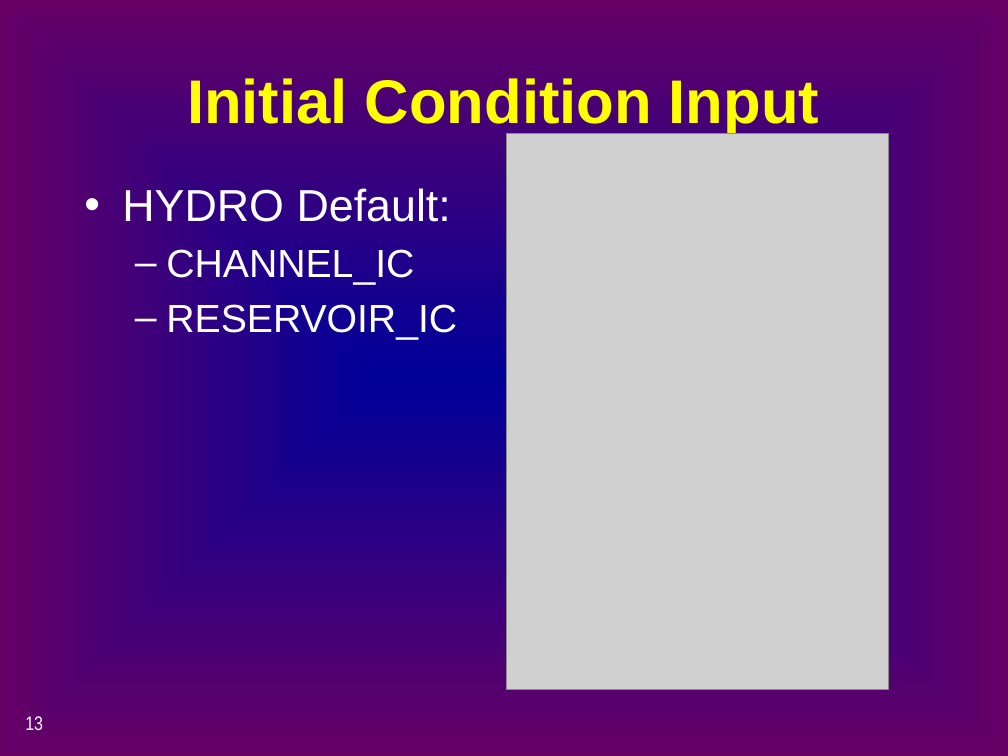
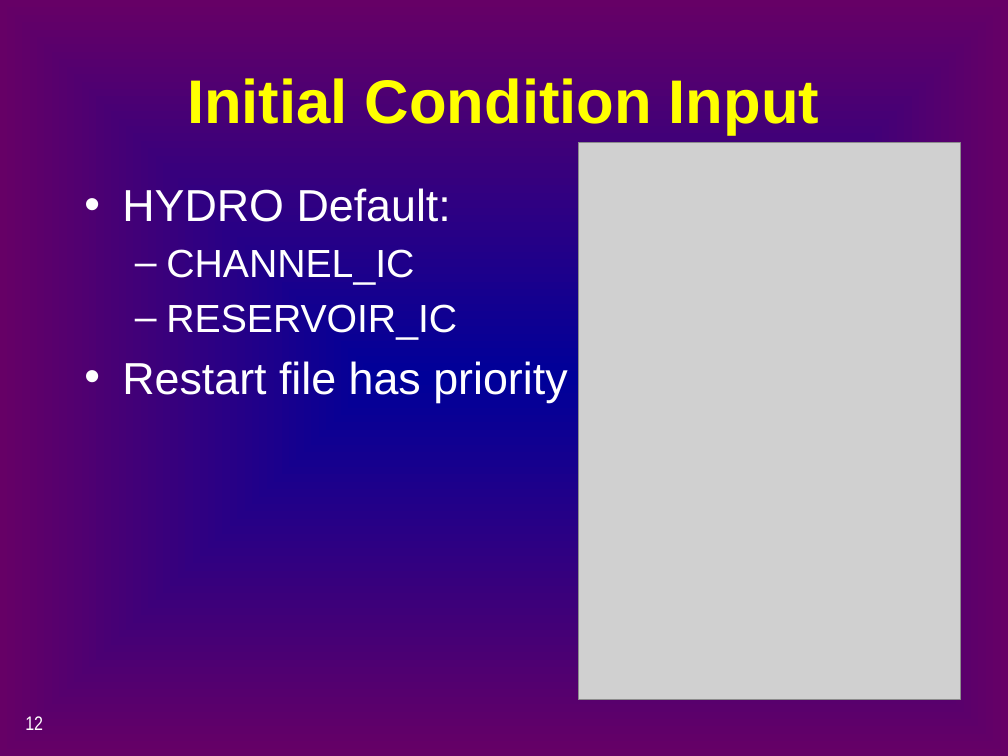
Before and after one commit to CADWRDeltaModeling/dsm2, a slide deck: slide 12 of dsm2/presentations/p4_simulation_data.pptx (slide 13 before the commit). Drawn at 1008x756 pixels with LibreOffice and Linux fonts; fonts in the diff are those of the drawing; grey boxes stand for pictures. Boxes give left, top, right and bottom in pixels: in the first picture for what was removed or moved away, otherwise in the second. Text is boxed around its words. In the diff, an @@ line names an element or a change of style, - is before the commit and + after.

```diff
--- a/dsm2/presentations/p4_simulation_data.pptx
+++ b/dsm2/presentations/p4_simulation_data.pptx
@@ picture: place and size @@
-picture at (506,133,888,689)
+picture at (579,143,961,700)
@@ text at (122,361,567,402): paragraph added @@
+• Restart file has priority
@@ page number at (25,716,43,730): text changed @@
-13
+12
```
Also in this commit, not shown: 9 other slides changed, 3 slides added, 6 slides removed.
